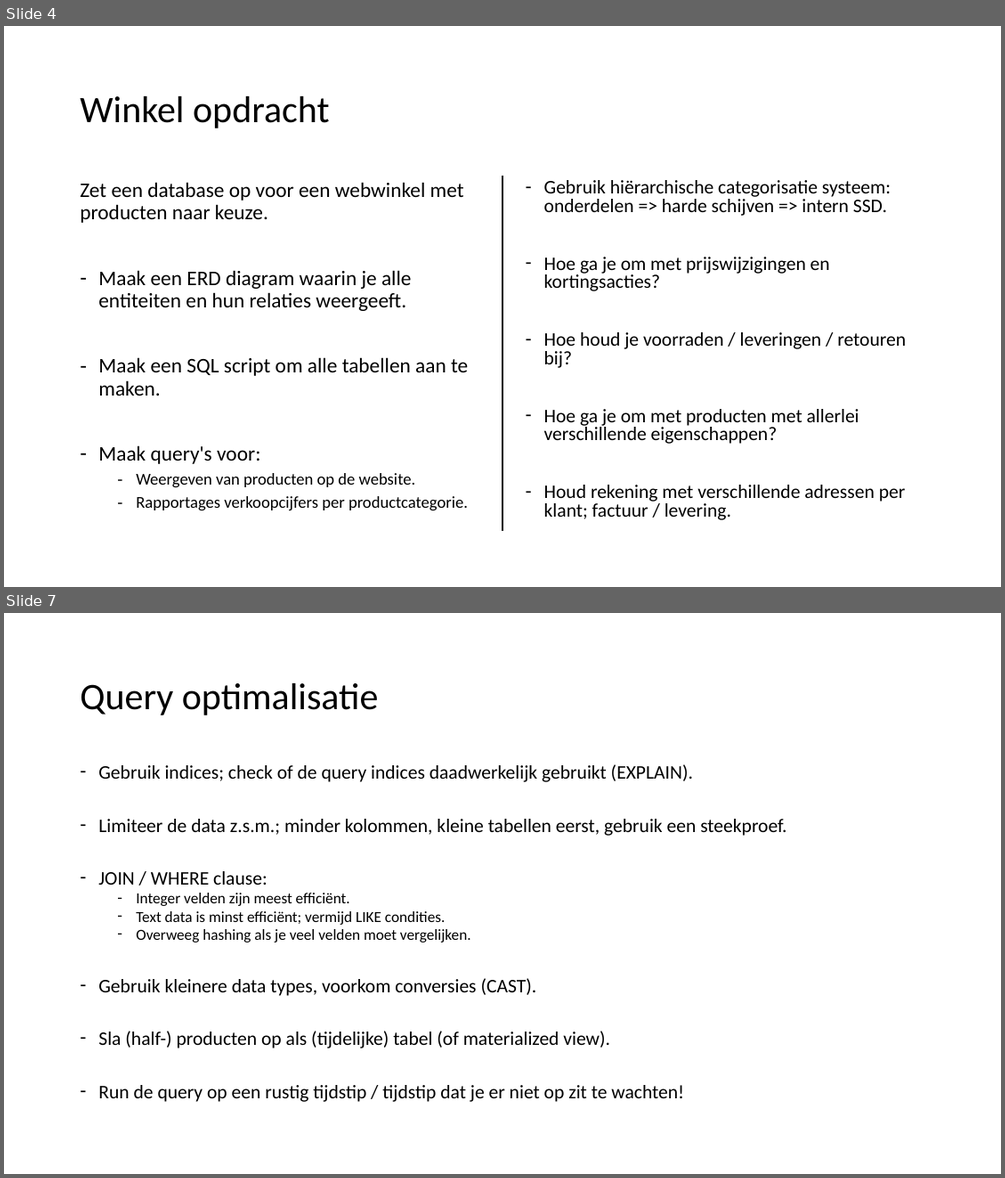
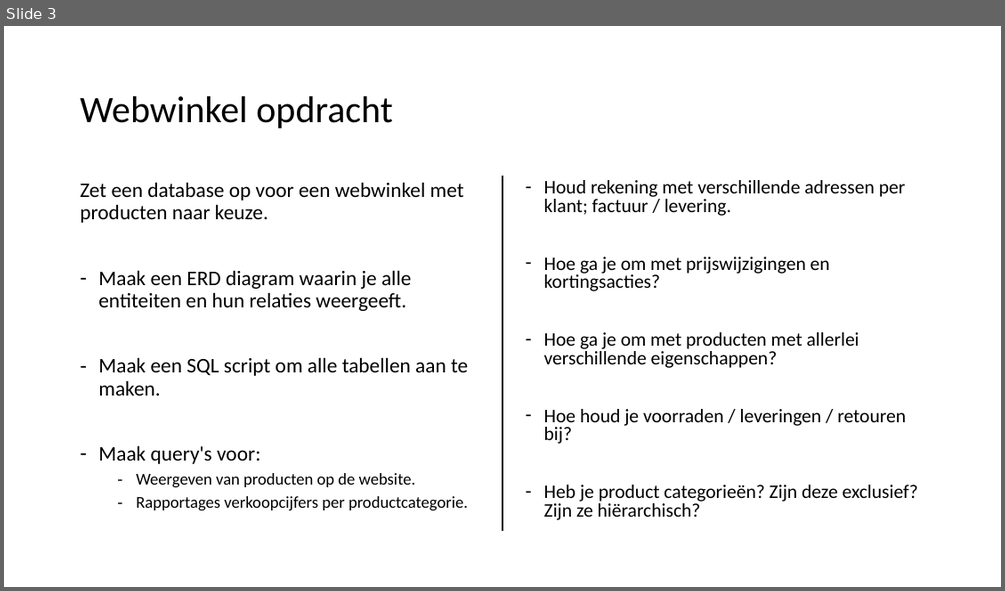
Before and after one commit to LFKoning/knowledge-sharing, a slide deck: sql/terugkom_ochtend/sql_terugkom_ochtend.pptx. Shown one above the other, each under a label of ours: slides 4 and 7 before the commit, slide 3 after it; the slides between them are not shown. The pictures are 1005x1178 and 1005x591 pixels, drawn with LibreOffice and Linux fonts; fonts in the diff are those of the drawing. Boxes give left, top, right and bottom in pixels: in the first picture for what was removed or moved away, otherwise in the second. Text is boxed around its words. In the diff, an @@ line names an element or a change of style, - is before the commit and + after.

Commit message:
Updated material SQL part 2

```diff
--- a/sql/terugkom_ochtend/sql_terugkom_ochtend.pptx
+++ b/sql/terugkom_ochtend/sql_terugkom_ochtend.pptx
@@ slide 7 removed at (x1=4, y1=613, x2=1001, y2=1174), background #FFFFFF @@
@@ title removed at (x1=80, y1=683, x2=379, y2=715) @@
-Query optimalisatie
@@ text removed at (x1=98, y1=764, x2=786, y2=1102) @@
-– Gebruik indices; check of de query indices daadwerkelijk gebruikt (EXPLAIN).
-– Limiteer de data z.s.m.; minder kolommen, kleine tabellen eerst, gebruik een steekproef.
-– JOIN / WHERE clause:
-  – Integer velden zijn meest efficiënt.
-  – Text data is minst efficiënt; vermijd LIKE condities.
-  – Overweeg hashing als je veel velden moet vergelijken.
-– Gebruik kleinere data types, voorkom conversies (CAST).
-– Sla (half-) producten op als (tijdelijke) tabel (of materialized view).
-– Run de query op een rustig tijdstip / tijdstip dat je er niet op zit te wachten!
@@ what was slide 4 is now slide 3 @@
@@ slide 3 changed as well @@
@@ title at (x1=80, y1=96, x2=393, y2=128): text changed @@
-Winkel opdracht
+Webwinkel opdracht
@@ text at (x1=544, y1=180, x2=906, y2=216): text changed @@
-– Gebruik hiërarchische categorisatie systeem: onderdelen => harde schijven => intern SSD.
+– Houd rekening met verschillende adressen per klant; factuur / levering.
@@ text at (x1=544, y1=332, x2=859, y2=368): paragraph added @@
+– Hoe ga je om met producten met allerlei verschillende eigenschappen?
@@ text at (x1=544, y1=484, x2=918, y2=520): text changed @@
-– Hoe ga je om met producten met allerlei verschillende eigenschappen?
-– Houd rekening met verschillende adressen per klant; factuur / levering.
+– Heb je product categorieën? Zijn deze exclusief? Zijn ze hiërarchisch?
```
Also in this commit, not shown: 9 other slides changed, 18 slides added, 8 other slides removed, 9 other files.
